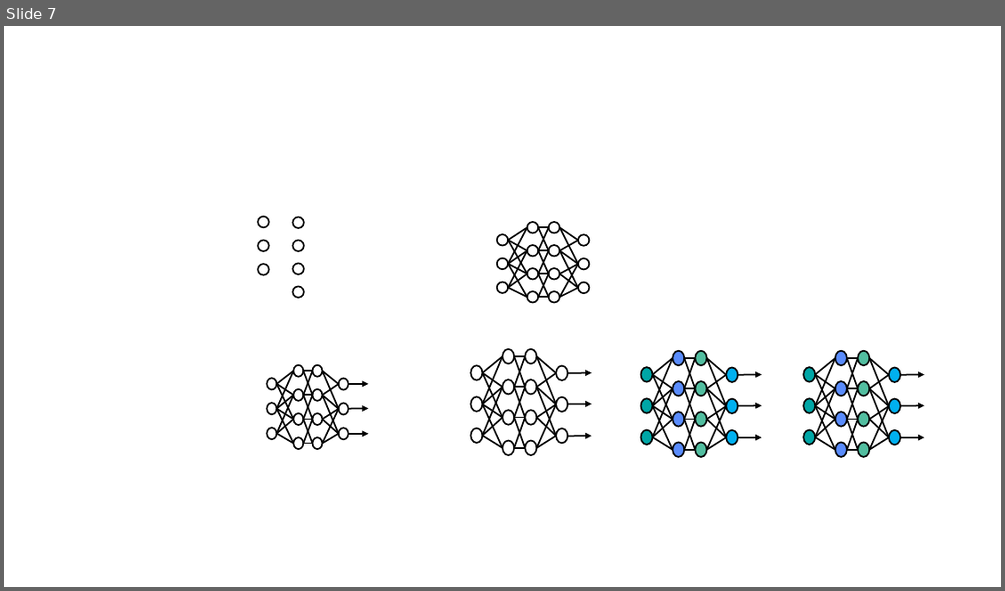
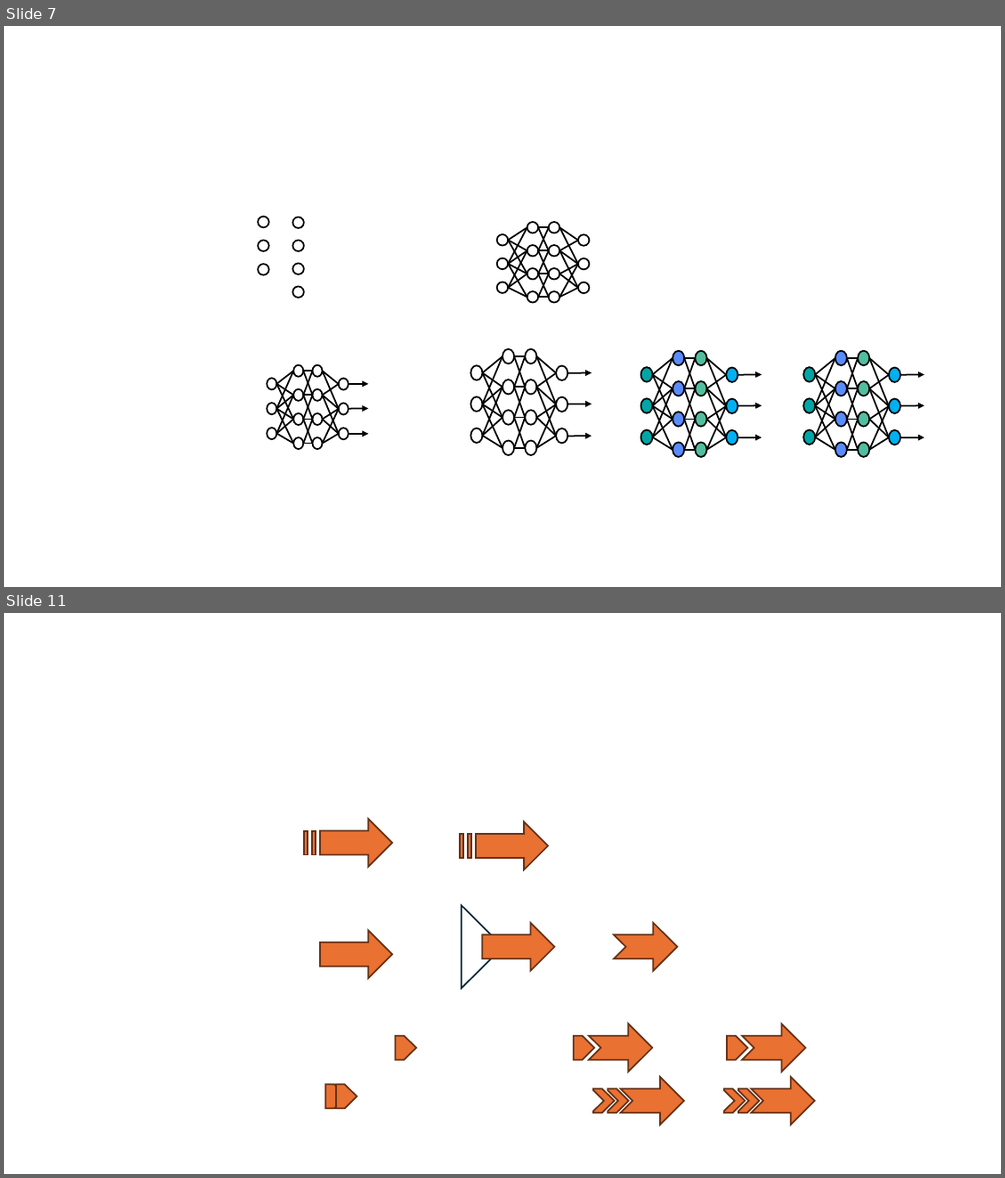
Before and after one commit to lynnkyle/Draw, a slide deck: 科研作图.pptx. Shown one above the other, each under a label of ours: slide 7 before the commit, slides 7 and 11 after it; the slides between them are not shown. The pictures are 1005x591 and 1005x1178 pixels, drawn with LibreOffice and Linux fonts; fonts in the diff are those of the drawing. Boxes give left, top, right and bottom in pixels: in the first picture for what was removed or moved away, otherwise in the second. Text is boxed around its words. In the diff, an @@ line names an element or a change of style, - is before the commit and + after.

Commit message:
3_commit

```diff
--- a/科研作图.pptx
+++ b/科研作图.pptx
@@ slide 11 added at (4, 613, 1001, 1174), background #FFFFFF @@
@@ right arrow added at (320, 819, 392, 867), fill #E97132, outline #663216 1.5 pt @@
@@ right arrow added at (476, 821, 549, 869), fill #E97132, outline #663216 1.5 pt @@
@@ rectangle added at (304, 831, 307, 855), fill #E97132, outline #663216 1.5 pt @@
@@ rectangle added at (312, 831, 316, 855), fill #E97132, outline #663216 1.5 pt @@
@@ rectangle added at (460, 835, 463, 859), fill #E97132, outline #663216 1.5 pt @@
@@ rectangle added at (468, 835, 471, 859), fill #E97132, outline #663216 1.5 pt @@
@@ triangle added at (461, 905, 503, 988), fill #FFFFFF, outline #092A39 1.5 pt @@
@@ right arrow added at (320, 930, 392, 978), fill #E97132, outline #663216 1.5 pt @@
@@ right arrow added at (483, 923, 555, 971), fill #E97132, outline #663216 1.5 pt @@
@@ freeform shape added at (615, 923, 678, 971), fill #E97132, outline #663216 1.5 pt @@
@@ freeform shape added at (395, 1036, 416, 1060), fill #E97132, outline #663216 1.5 pt @@
@@ freeform shape added at (574, 1036, 595, 1060), fill #E97132, outline #663216 1.5 pt @@
@@ freeform shape added at (589, 1023, 652, 1071), fill #E97132, outline #663216 1.5 pt @@
@@ freeform shape added at (727, 1036, 748, 1060), fill #E97132, outline #663216 1.5 pt @@
@@ freeform shape added at (742, 1023, 806, 1071), fill #E97132, outline #663216 1.5 pt @@
@@ freeform shape added at (325, 1084, 347, 1108), fill #E97132, outline #663216 1.5 pt @@
@@ freeform shape added at (336, 1084, 357, 1108), fill #E97132, outline #663216 1.5 pt @@
@@ freeform shape added at (593, 1088, 615, 1112), fill #E97132, outline #663216 1.5 pt @@
@@ freeform shape added at (607, 1088, 629, 1112), fill #E97132, outline #663216 1.5 pt @@
@@ freeform shape added at (621, 1077, 685, 1125), fill #E97132, outline #663216 1.5 pt @@
@@ freeform shape added at (724, 1088, 745, 1112), fill #E97132, outline #663216 1.5 pt @@
@@ freeform shape added at (738, 1088, 760, 1112), fill #E97132, outline #663216 1.5 pt @@
@@ freeform shape added at (751, 1077, 815, 1125), fill #E97132, outline #663216 1.5 pt @@
```
Also in this commit, not shown: 1 slide changed, 3 other slides added, 1 slide removed.
